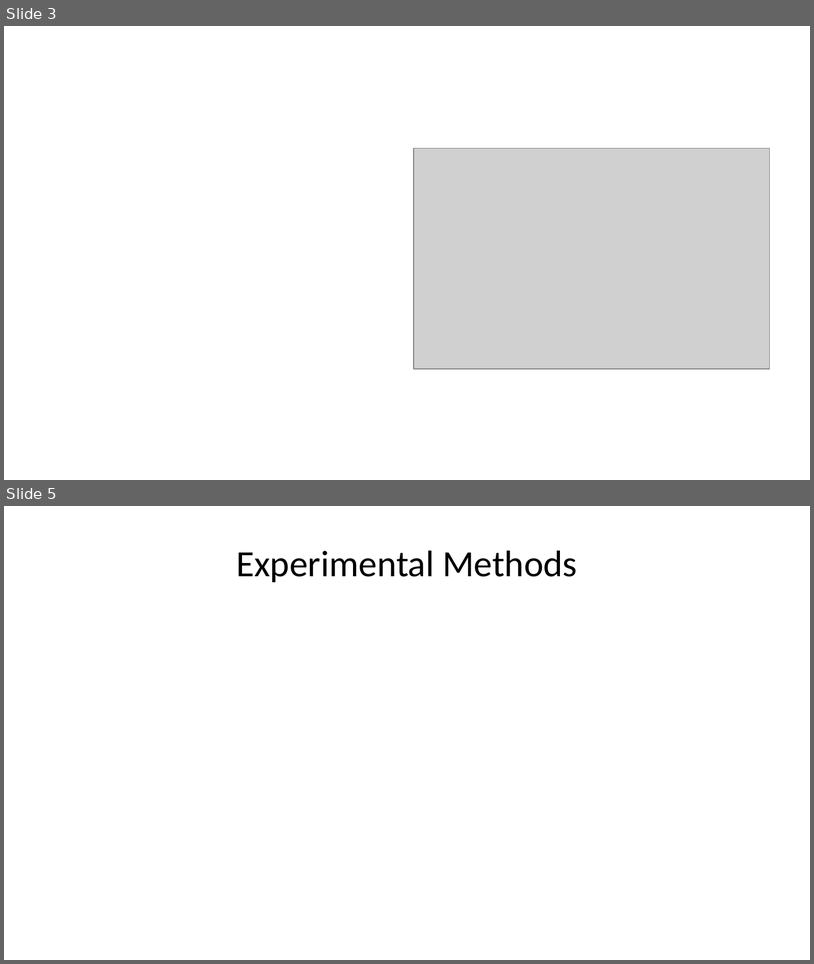
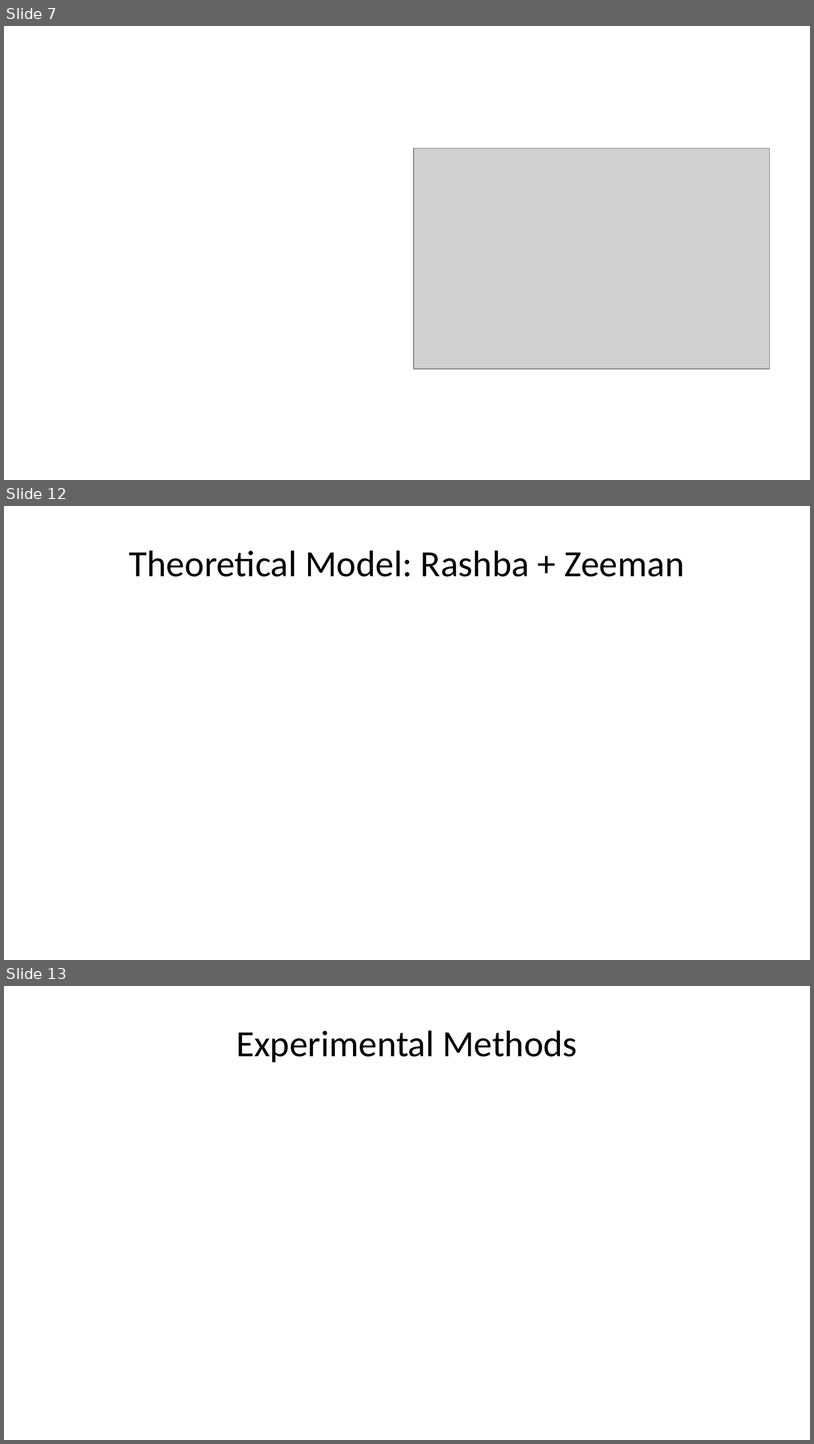
Before and after one commit to aa8919aa3/Thesis, a slide deck: Quarto/presentation.pptx. Shown one above the other, each under a label of ours: slides 3 and 5 before the commit, slides 7, 12 and 13 after it; the slides between them are not shown. The pictures are 814x964 and 814x1444 pixels, drawn with LibreOffice and Linux fonts; fonts in the diff are those of the drawing; grey boxes stand for pictures. Boxes give left, top, right and bottom in pixels: in the first picture for what was removed or moved away, otherwise in the second. Text is boxed around its words. In the diff, an @@ line names an element or a change of style, - is before the commit and + after.

```diff
--- a/Quarto/presentation.pptx
+++ b/Quarto/presentation.pptx
@@ slide 12 added at (x1=4, y1=506, x2=810, y2=960), background #FFFFFF @@
@@ title added at (x1=129, y1=550, x2=684, y2=577), 33 pt, text #000000 @@
+Theoretical Model: Rashba + Zeeman
@@ what was slide 3 is now slide 7 @@
@@ what was slide 5 is now slide 13 @@
```
Also in this commit, not shown: 1 slide changed, 9 other slides added, 2 slides removed, 7 other files.
